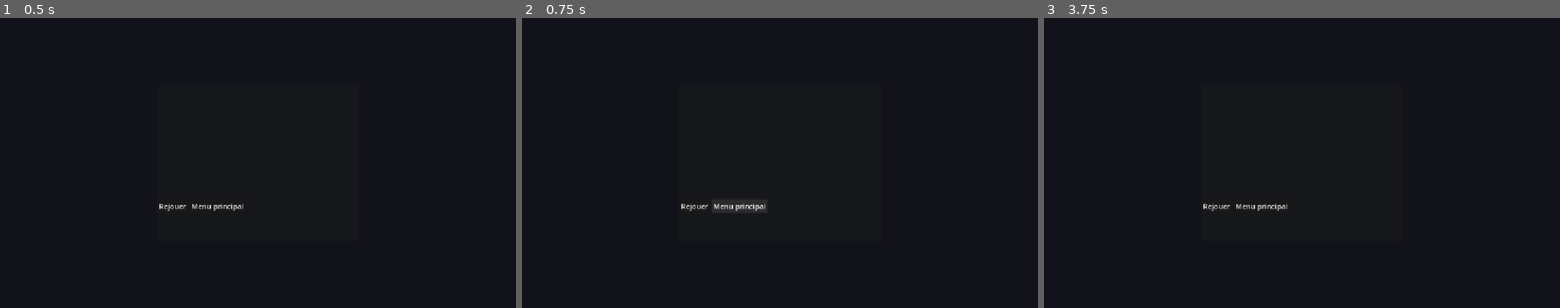
Above: before the commit, frames 1-3 (left to right).
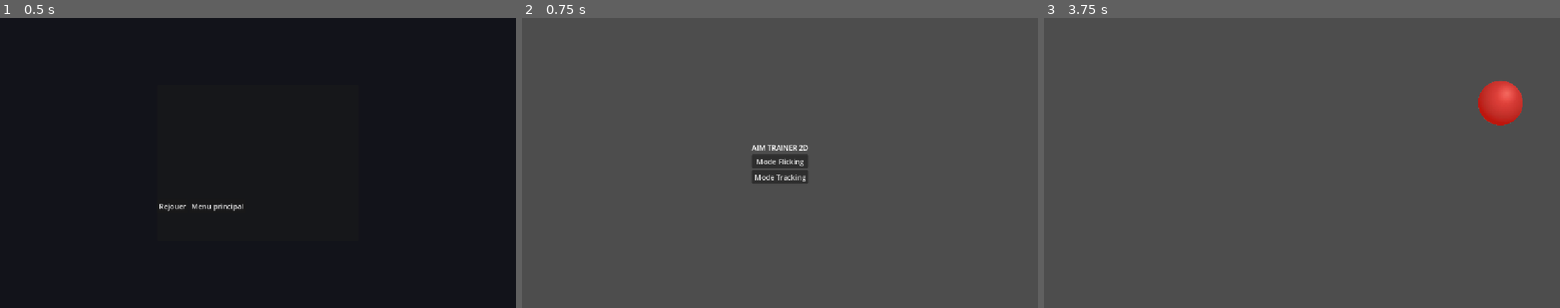
Above: after the commit, the same moments.

Repository: enflak3/trace-x
Game: Godot game, scene res://resultscreen.tscn
Same seed, same stepped clock (60 frames per second), same inputs: the game is played once before the commit and once after it. This scene is started directly instead of the project's main scene.
Inputs (mouse positions are in pixels of both pictures, inside the frame that each line leads up to):
- Up to frame 1 (0.5 s): no input
- Up to frame 2 (0.75 s): click "Menu principal" at 0.5 s
- Up to frame 3 (3.75 s): click (1214, 206) at 1.25 s, where only the run before the commit has a clickable "Rejouer"; click (1214, 206) at 2 s, where only the run before the commit has a clickable "Rejouer"; click (1214, 206) at 2.75 s, where only the run before the commit has a clickable "Rejouer"; click (1302, 160) at 3.5 s, where only the run after the commit has a clickable "Mode Flicking"

Frame 1 is identical in both runs. In frame 2, 99% of the frame differs, in the area x 0-100%, y 0-100%; in frame 3, 100%.

Commit message:
MainMenu - main_menu
Le bouton "Menu Principal" de l'écran des résultats amène bien sur le menu principal

Diff:
--- a/resultscreen.gd
+++ b/resultscreen.gd
@@ -94,7 +94,7 @@
 
 func _on_menu_pressed() -> void:
 	# Si votre binôme a fait un MainMenu.tscn, sinon recharge le jeu
-	if ResourceLoader.exists("res://MainMenu.tscn"):
-		get_tree().change_scene_to_file("res://MainMenu.tscn")
+	if ResourceLoader.exists("res://main_menu.tscn"):
+		get_tree().change_scene_to_file("res://main_menu.tscn")
 	else:
 		print("Pas encore de MainMenu.tscn défini !")
